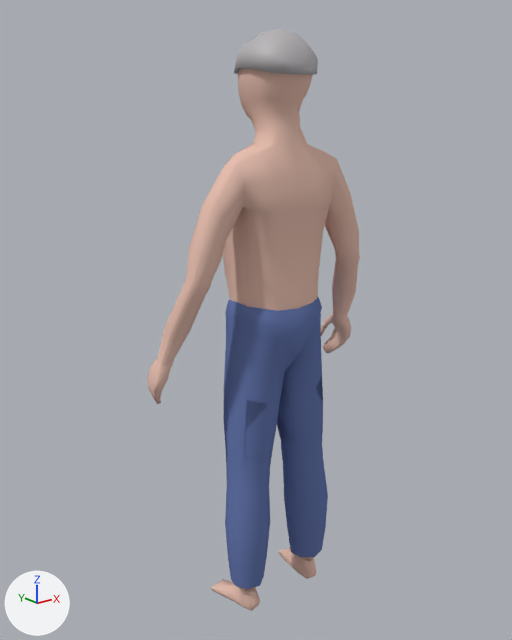
The Blender file Art Assets/Blender Player/PlayerV2.blend, before and after one commit.
One viewpoint serves both versions: a 50 mm camera at (-3.57, -4.24, 4.29) aimed at (-0.08, 0.12, 2.54). Lighting does not change. The marker at lower left points along +X, +Y and +Z.

The older version as bpy lines, for what is in view:
```python
me_cube = bpy.data.meshes.new('Cube')
me_cube.from_pydata(...)  # 575 vertices, 532 faces, 7 loose edges; spans x -1.06..0.0, y -0.32..0.36, z 0.01..4.73
me_cube.polygons.foreach_set('use_smooth', [True] * 532)
me_cube.materials.append(mat_skin)  # beige #e7bfb1
me_cube_003 = bpy.data.meshes.new('Cube.003')
me_cube_003.from_pydata(...)  # 170 vertices, 148 faces, 5 loose edges; spans x -1.03..0.0, y -0.38..0.34, z 2.2..3.98
me_cube_003.polygons.foreach_set('use_smooth', [True] * 148)
me_cube_003.materials.append(mat_shirt)  # light grey #d4cbb6
me_cube_004 = bpy.data.meshes.new('Cube.004')
me_cube_004.from_pydata(...)  # 75 vertices, 64 faces; spans x -0.261..0.261, y -0.292..0.247, z 4.409..4.729
me_cube_004.polygons.foreach_set('use_smooth', [True] * 64)
me_cube_004.materials.append(mat_hair)  # grey #b9b5b8
ob_character_model = bpy.data.objects.new('Character Model', me_cube)
ob_character_model.location = (0.0, 0.0, 0.0)
_m = ob_character_model.modifiers.new('Mirror', 'MIRROR')
_m.use_clip = True
ob_hair = bpy.data.objects.new('Hair', me_cube_004)
ob_hair.location = (0.0, 0.0, 0.0)
_m = ob_hair.modifiers.new('Solidify', 'SOLIDIFY')
_m.thickness = -0.03
ob_shirt = bpy.data.objects.new('Shirt', me_cube_003)
ob_shirt.location = (0.0, 0.0, 0.0)
_m = ob_shirt.modifiers.new('Mirror', 'MIRROR')
_m.use_clip = True
ob_shirt.hide_set(True)
# also in view: 'Pants' at (0.0, -0.04, 1.53)
```
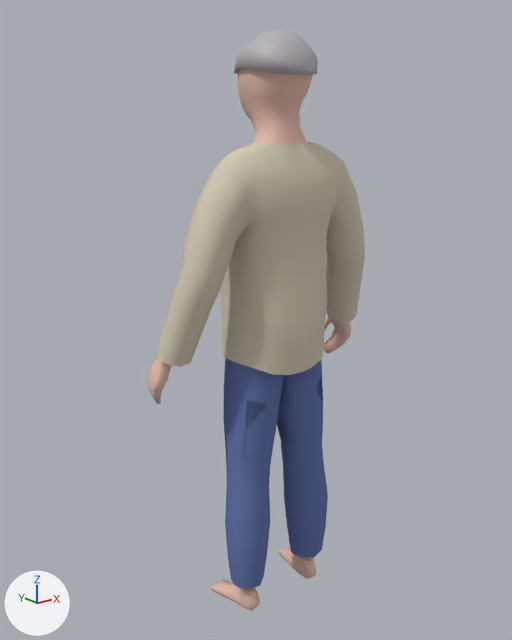
Diff of the bpy script that builds the scene:
```diff
--- a/Art Assets/Blender Player/PlayerV2.blend.py
+++ b/Art Assets/Blender Player/PlayerV2.blend.py
@@ ob_shirt @@
 _m = ob_shirt.modifiers.new('Mirror', 'MIRROR')
 _m.use_clip = True
-ob_shirt.hide_set(True)
```

Boxes [x1, y1, x2, y2] around the edits, measured in the pictures (512 x 640 px):
'Shirt', shown: after [157, 141, 365, 375]
'Character Model', unchanged, covered by the edit: before [147, 69, 360, 611]; after [147, 69, 351, 611]
